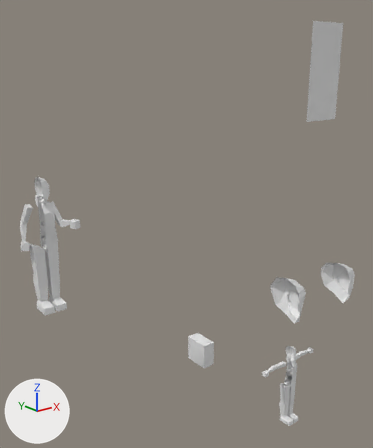
Two versions of the glTF model template_psx_charter.glb, one commit apart.
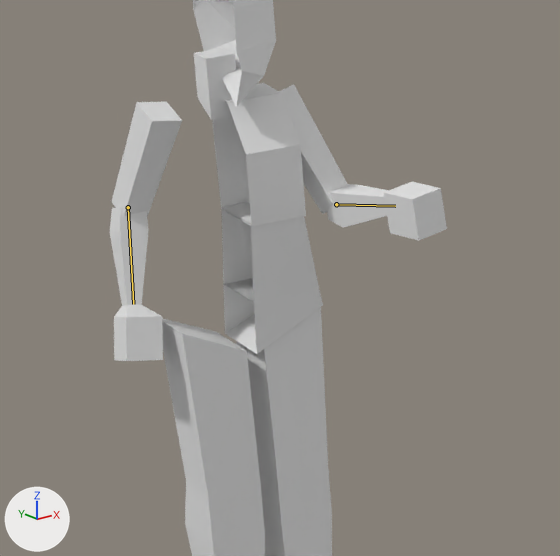
Old and new are each drawn whole from a 50 mm camera at (-2.92, -7.09, 3.61) aimed at (3.46, 0.89, 0.42) and again close up on the part from 0% to 27% of the width and 42% to 64% of the height. Lighting does not change. The marker at lower left points along +X, +Y and +Z. Both versions are drawn at frame 56 of the action 'walk arms only'; the numbers are the values there. The bones that change are drawn over the model as lines in the close-ups.
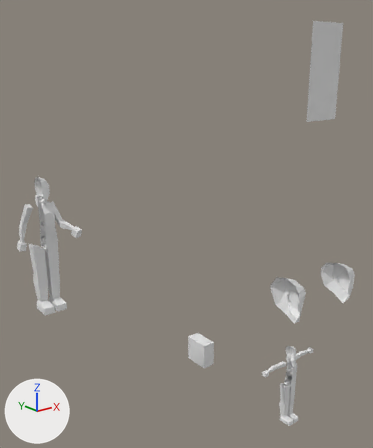
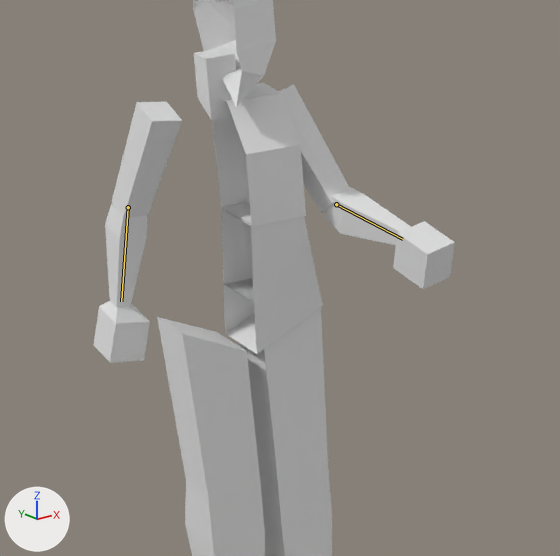
The edits, one by one:
Bone 'forearm.L' (bone_forearm_l) turns from (56, -8, -3) to (35, -9, -2) degrees about its own x, y and z.
Bone 'forearm.R' (bone_forearm_r) turns from (35, 9, 2) to (10, 2, 0) degrees about its own x, y and z.

Where the change shows, as pixel boxes [x1, y1, x2, y2] in the close-ups (560 x 556 px):
'Cube.012', posed (17% taller): before [384, 182, 447, 240]; after [393, 221, 455, 289]
'Cube.014', posed (10% wider): before [110, 207, 148, 306]; after [105, 204, 147, 308]
'Cube.015', posed (14% wider, 11% taller): before [114, 305, 163, 361]; after [94, 301, 150, 363]
'Cube.011', posed: before [327, 184, 389, 228]; after [326, 187, 411, 245]
bone 'forearm.L', root to tip: before (336, 204) to (395, 206); after (336, 204) to (402, 239)
bone 'forearm.R', root to tip: before (128, 207) to (133, 304); after (128, 207) to (121, 301)
